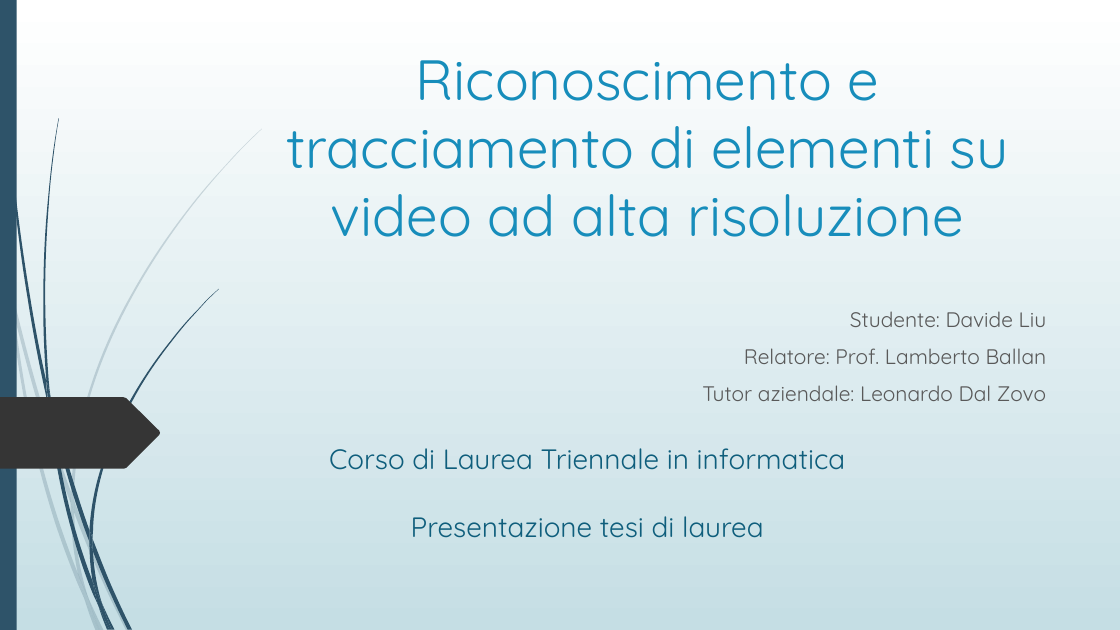
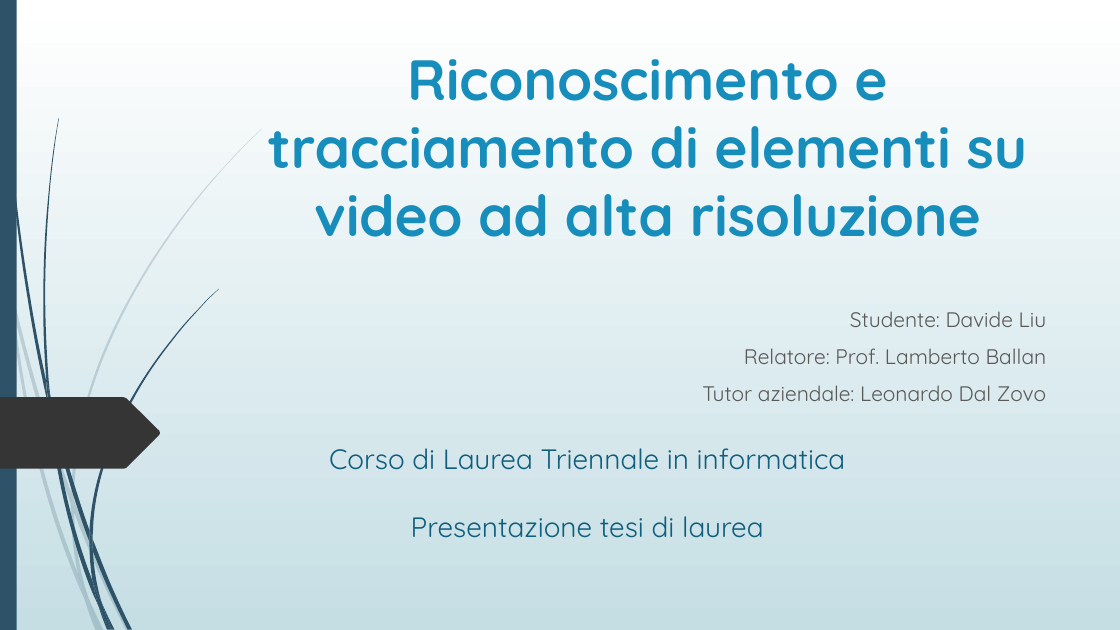
Before and after one commit to davide97l/Tesi-Laurea-Triennale, a slide deck: slide 1 of presentazione_tesi.pptx. Drawn at 1120x630 pixels with LibreOffice and Linux fonts; fonts in the diff are those of the drawing. Boxes give left, top, right and bottom in pixels: in the first picture for what was removed or moved away, otherwise in the second. Text is boxed around its words. In the diff, an @@ line names an element or a change of style, - is before the commit and + after.

```diff
--- a/presentazione_tesi.pptx
+++ b/presentazione_tesi.pptx
@@ title "Riconoscimento e tracciamento di elementi ..." at (268, 59, 1028, 237): bold on @@
```
Also in this commit, not shown: 8 other files.
